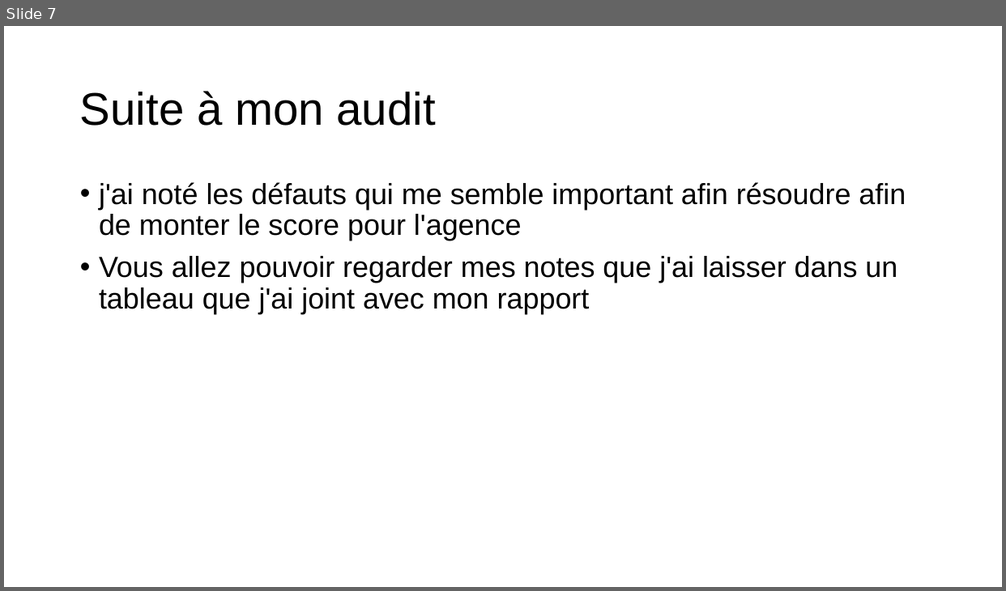
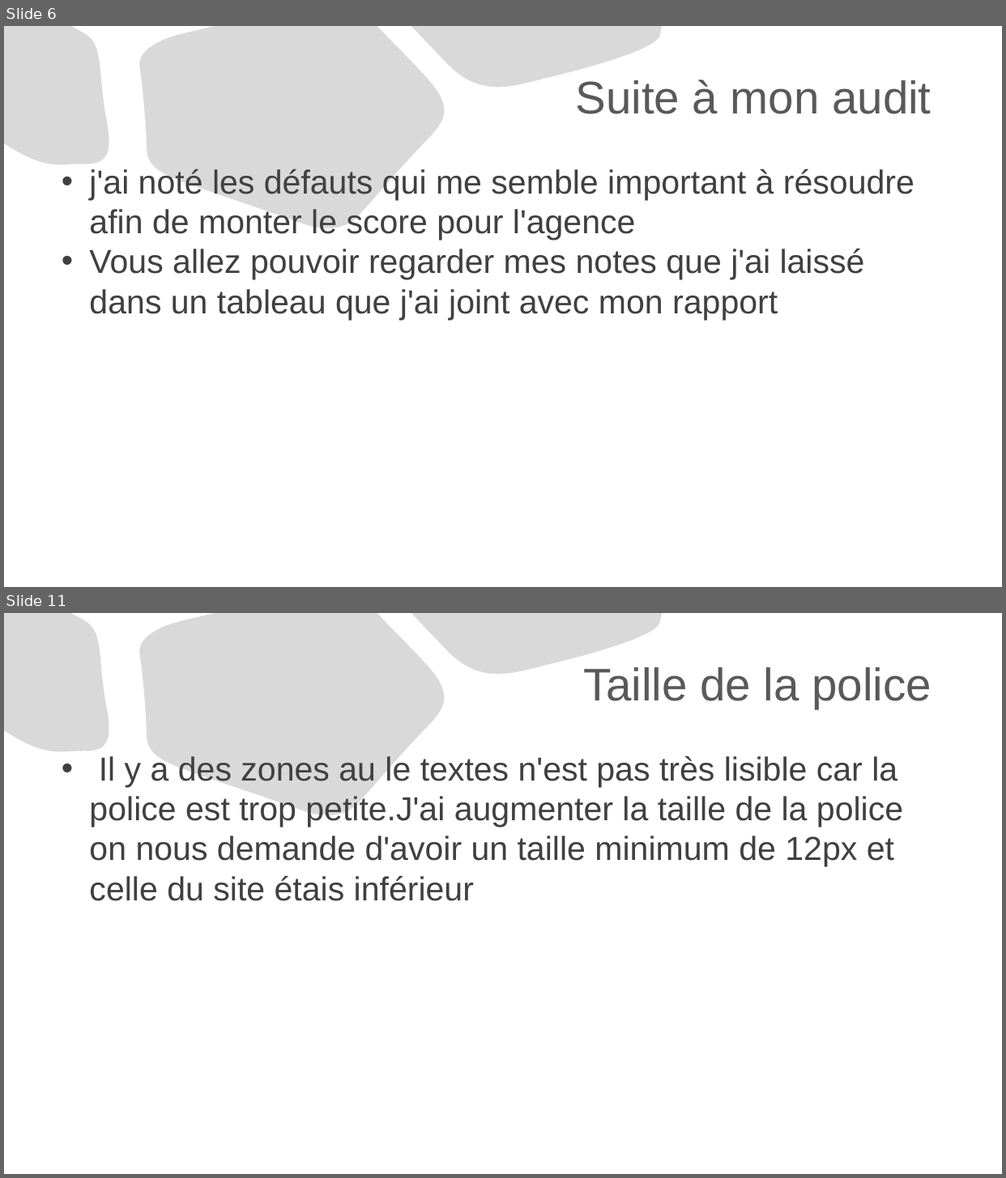
Before and after one commit to LKONATE-c/projet04open-class-room, a slide deck: Diaporama2.pptx. Shown one above the other, each under a label of ours: slide 7 before the commit, slides 6 and 11 after it; the slides between them are not shown. The pictures are 1006x591 and 1006x1178 pixels, drawn with LibreOffice and Linux fonts; fonts in the diff are those of the drawing. Boxes give left, top, right and bottom in pixels: in the first picture for what was removed or moved away, otherwise in the second. Text is boxed around its words. In the diff, an @@ line names an element or a change of style, - is before the commit and + after.

Commit message:
retrais image texte

```diff
--- a/Diaporama2.pptx
+++ b/Diaporama2.pptx
@@ slide 11 added at [4,613,1002,1174], background #FFFFFF; not listed: 3 template elements that a slide beside it also shows @@
@@ title added at [583,667,931,709], 44 pt, text #595959 @@
+Taille de la police
@@ text added at [89,756,903,901], 32 pt, text #404040 @@
+• Il y a des zones au le textes n'est pas très lisible car la police est trop petite.J'ai augmenter la taille de la police on nous demande d'avoir un taille minimum de 12px et celle du site étais inférieur
@@ what was slide 7 is now slide 6 @@
@@ slide 6 changed as well @@
@@ freeform shape added at [4,26,117,173], fill #D9D9D9, outline #000000 0.75 pt @@
@@ title "Suite à mon audit": place and size @@
-title "Suite à mon audit" at [80,91,436,126]
+title "Suite à mon audit" at [576,79,931,114]
@@ title "Suite à mon audit" at [576,79,931,114]: text colour #000000 to #595959; alignment left to right; line spacing 0.9 to 1 @@
@@ freeform shape added at [138,26,453,239], fill #D9D9D9, outline #000000 0.75 pt @@
@@ freeform shape added at [411,26,661,100], fill #D9D9D9, outline #000000 0.75 pt @@
@@ text at [89,169,914,320]: text changed; size 28 to 32 pt; text colour #000000 to #404040 @@
-• j'ai noté les défauts qui me semble important afin résoudre afin de monter le score pour l'agence
-• Vous allez pouvoir regarder mes notes que j'ai laisser dans un tableau que j'ai joint avec mon rapport
+• j'ai noté les défauts qui me semble important à résoudre afin de monter le score pour l'agence
+• Vous allez pouvoir regarder mes notes que j'ai laissé dans un tableau que j'ai joint avec mon rapport
```
Also in this commit, not shown: 5 other slides changed, 18 other slides added, 1 slide removed, 4 other files.
